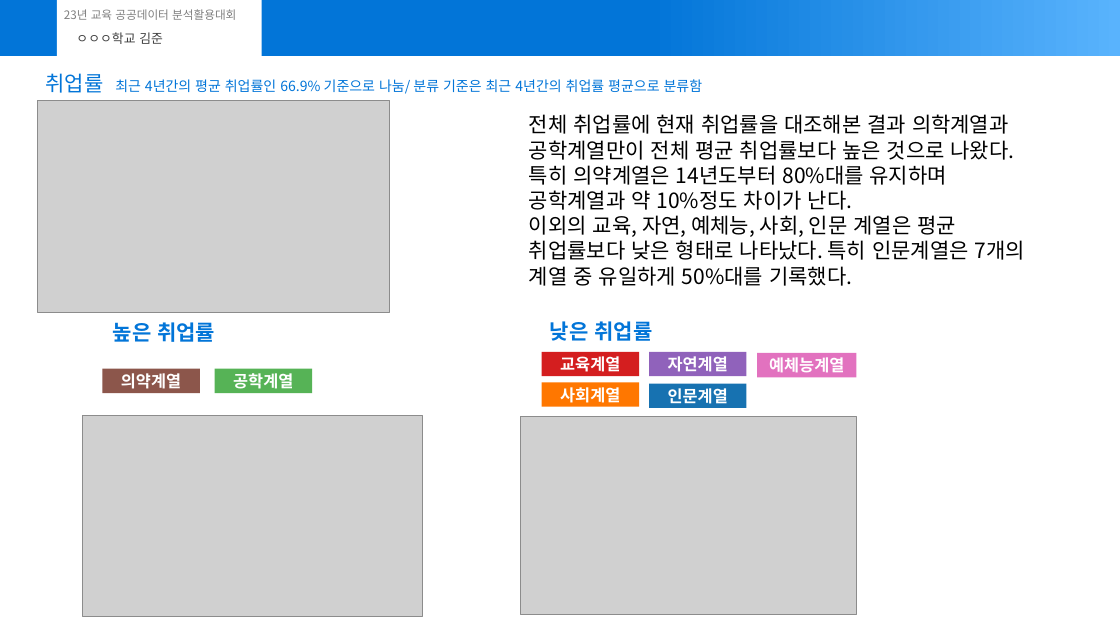
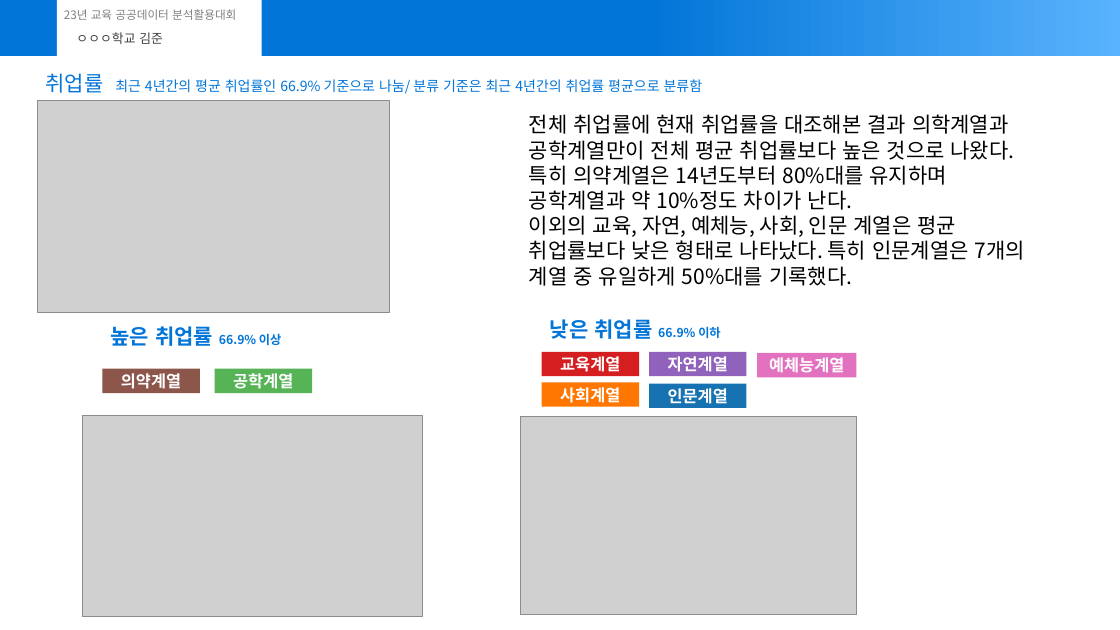
Before and after one commit to joon-11/23_dataAnalisysContestProject, a slide deck: slide 6 of submit (3).pptx. Drawn at 1120x630 pixels with LibreOffice and Linux fonts; fonts in the diff are those of the drawing; grey boxes stand for pictures. Boxes give left, top, right and bottom in pixels: in the first picture for what was removed or moved away, otherwise in the second. Text is boxed around its words. In the diff, an @@ line names an element or a change of style, - is before the commit and + after.

```diff
--- a/submit (3).pptx
+++ b/submit (3).pptx
@@ text at (x1=111, y1=326, x2=281, y2=346): text changed; size 18 to 10.5 pt @@
-높은 취업률
+높은 취업률 66.9% 이상
@@ text at (x1=550, y1=319, x2=720, y2=339): text changed; size 18 to 10.5 pt @@
-낮은 취업률
+낮은 취업률 66.9% 이하
```
Also in this commit, not shown: 3 other slides changed.
